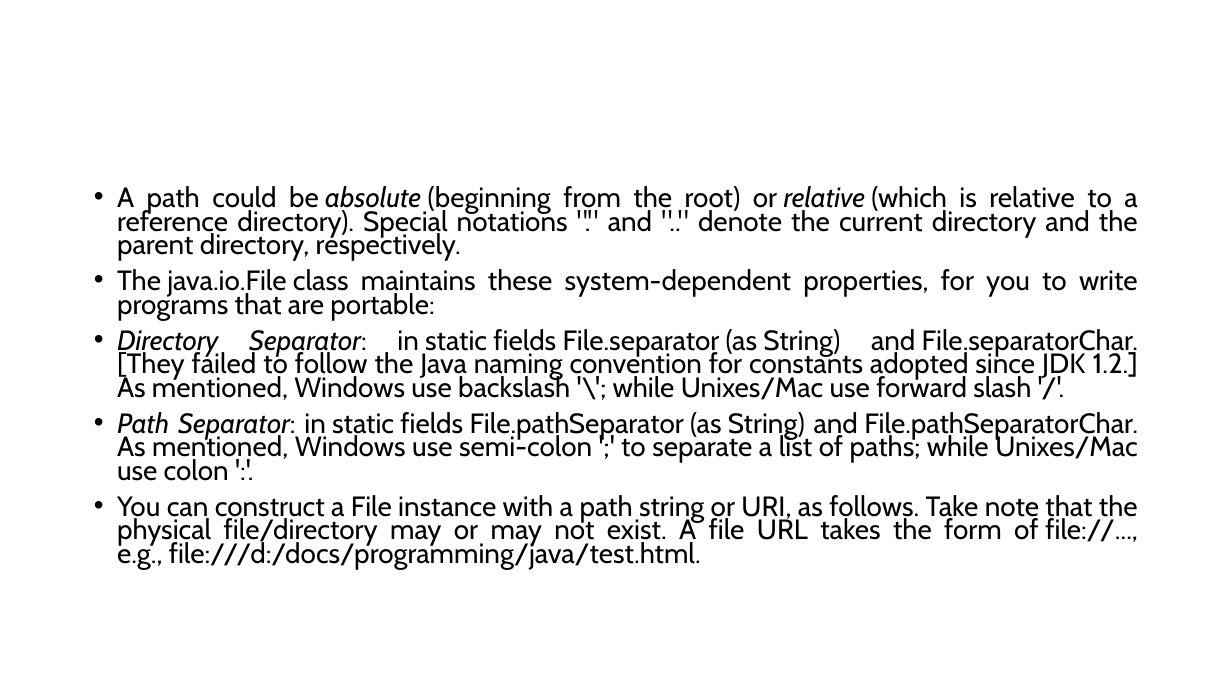
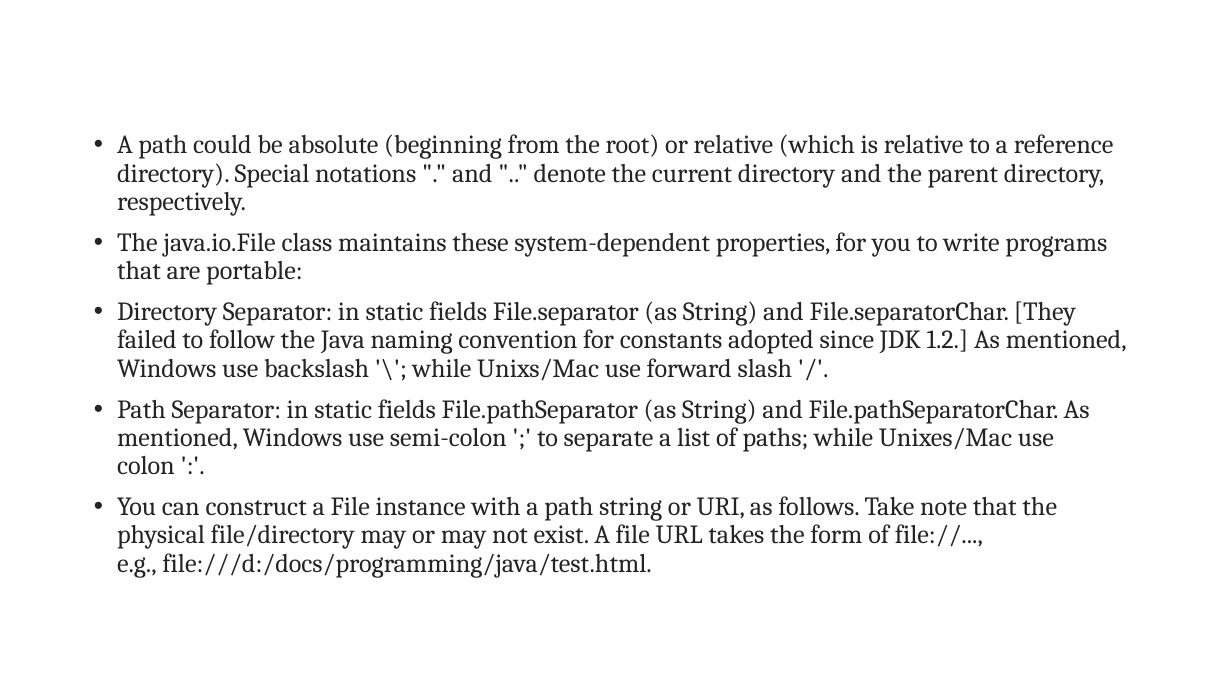
Before and after one commit to maddireddy/Core-Java, a slide deck: slide 163 of Notes/Core_Java.pptx. Drawn at 1232x693 pixels with LibreOffice and Linux fonts; fonts in the diff are those of the drawing. Boxes give left, top, right and bottom in pixels: in the first picture for what was removed or moved away, otherwise in the second. Text is boxed around its words. In the diff, an @@ line names an element or a change of style, - is before the commit and + after.

```diff
--- a/Notes/Core_Java.pptx
+++ b/Notes/Core_Java.pptx
@@ text "A path could be absolute ...": place and size @@
-text "A path could be absolute ..." at <box>117,186,1138,569</box>
+text "A path could be absolute ..." at <box>117,134,1127,578</box>
@@ text at <box>117,134,1114,578</box>: size 21.7 to 20.4 pt, font Cabin to Cambria, text colour #000000 to #242424 in "A path could be absolute (beginning from ...", "The java.io.File class maintains these system-dependent prop ...", "Path Separator: in static fields File.pathSeparator (as ...", "You can construct a File instance with ..."; italic off in "absolute relative", "Path Separator:"; alignment justified to left; line spacing 0.7 to 0.9 @@
@@ text at <box>117,301,1127,381</box>: text changed; size 21.7 to 20.4 pt; font Cabin to Cambria; text colour #000000 to #242424 @@
-• Directory Separator: in static fields File.separator (as String) and File.separatorChar. [They failed to follow the Java naming convention for constants adopted since JDK 1.2.] As mentioned, Windows use backslash '\'; while Unixes/Mac use forward slash '/'.
+• Directory Separator: in static fields File.separator (as String) and File.separatorChar. [They failed to follow the Java naming convention for constants adopted since JDK 1.2.] As mentioned, Windows use backslash '\'; while Unixs/Mac use forward slash '/'.
```
Also in this commit, not shown: 16 other slides changed, 2 slides added.
